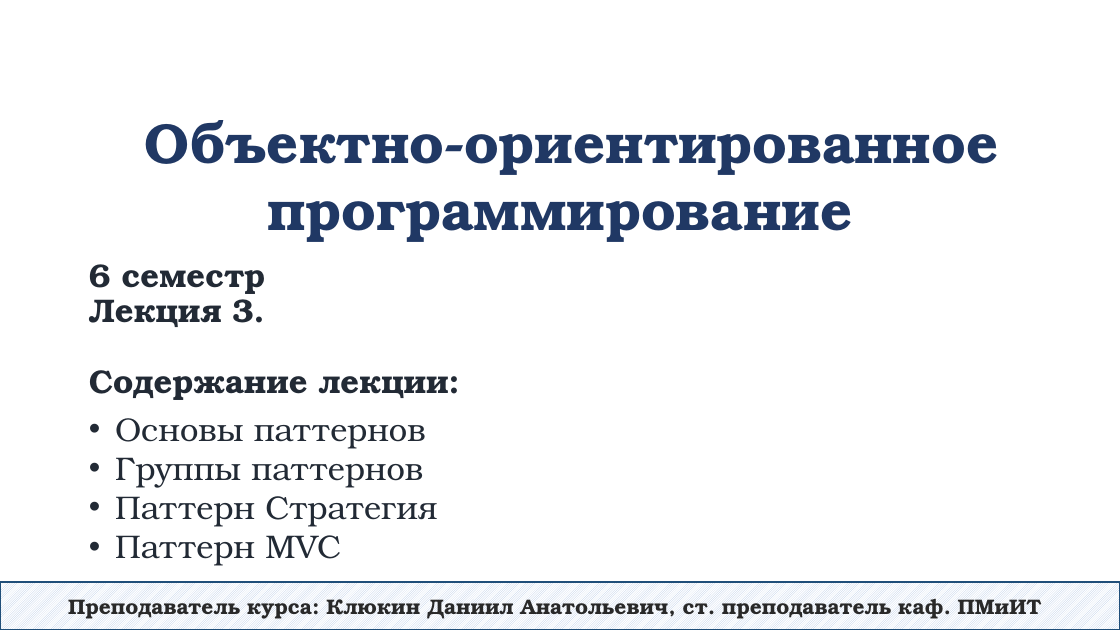
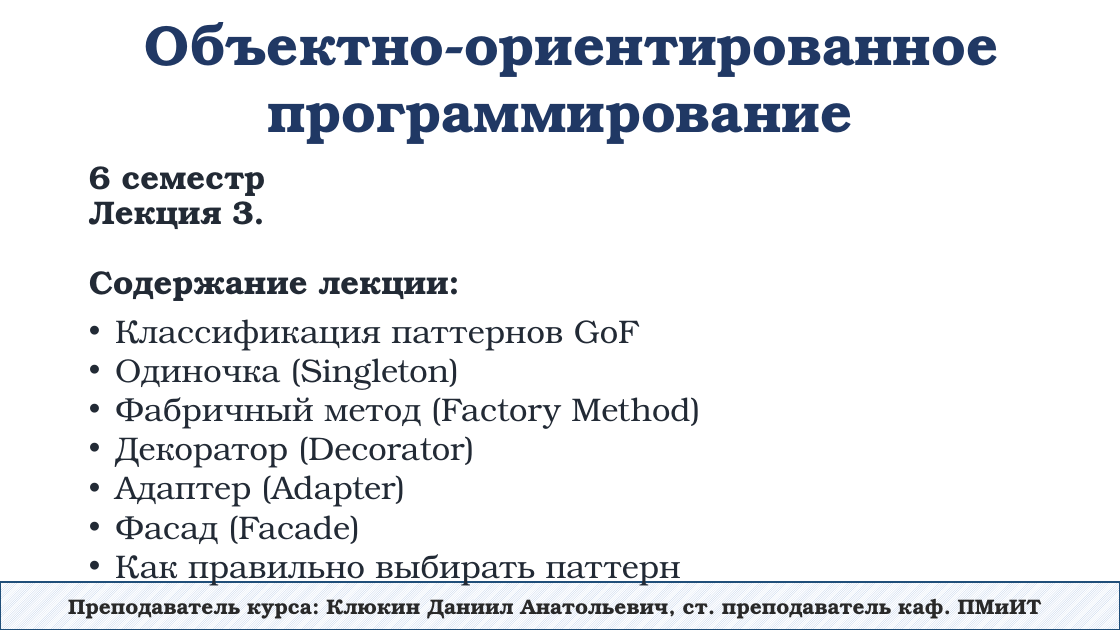
Before and after one commit to DaniilKlyukin/OOP-6, a slide deck: slide 1 of Лекции/ООП 2 лек 3.pptx. Drawn at 1120x630 pixels with LibreOffice and Linux fonts; fonts in the diff are those of the drawing. Boxes give left, top, right and bottom in pixels: in the first picture for what was removed or moved away, otherwise in the second. Text is boxed around its words. In the diff, an @@ line names an element or a change of style, - is before the commit and + after.

```diff
--- a/Лекции/ООП 2 лек 3.pptx
+++ b/Лекции/ООП 2 лек 3.pptx
@@ text "Объектно-ориентированное программирование": place and size @@
-text "Объектно-ориентированное программирование" at (145,120,998,242)
+text "Объектно-ориентированное программирование" at (145,22,998,144)
@@ title "6 семестр Лекция 3. Содержание ...": place and size @@
-title "6 семестр Лекция 3. Содержание ..." at (89,264,449,400)
+title "6 семестр Лекция 3. Содержание ..." at (89,166,449,301)
@@ text at (115,319,700,586): text changed @@
-• Основы паттернов
-• Группы паттернов
-• Паттерн Стратегия
-• Паттерн MVC
+• Классификация паттернов GoF
+• Одиночка (Singleton)
+• Фабричный метод (Factory Method)
+• Декоратор (Decorator)
+• Адаптер (Adapter)
+• Фасад (Facade)
+• Как правильно выбирать паттерн
```
Also in this commit, not shown: 1 other slide changed, 30 slides added, 59 slides removed, 12 other files.
